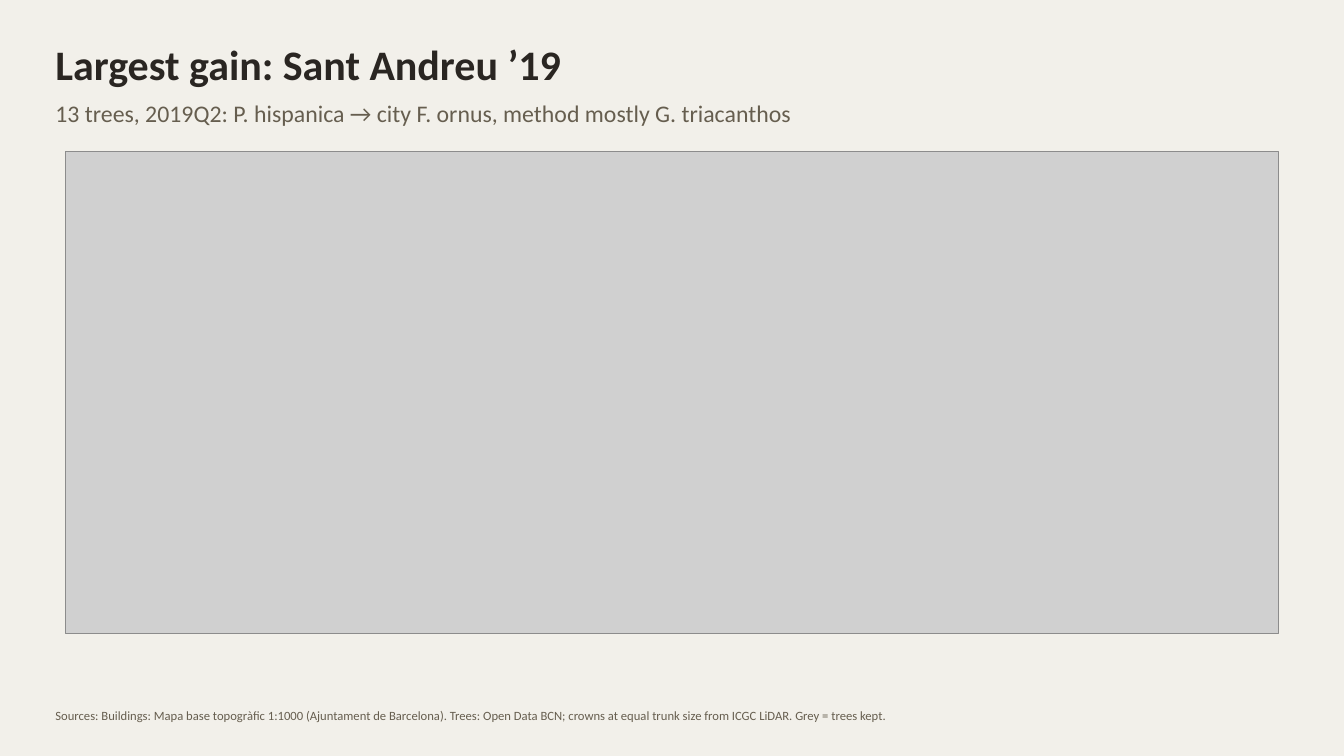
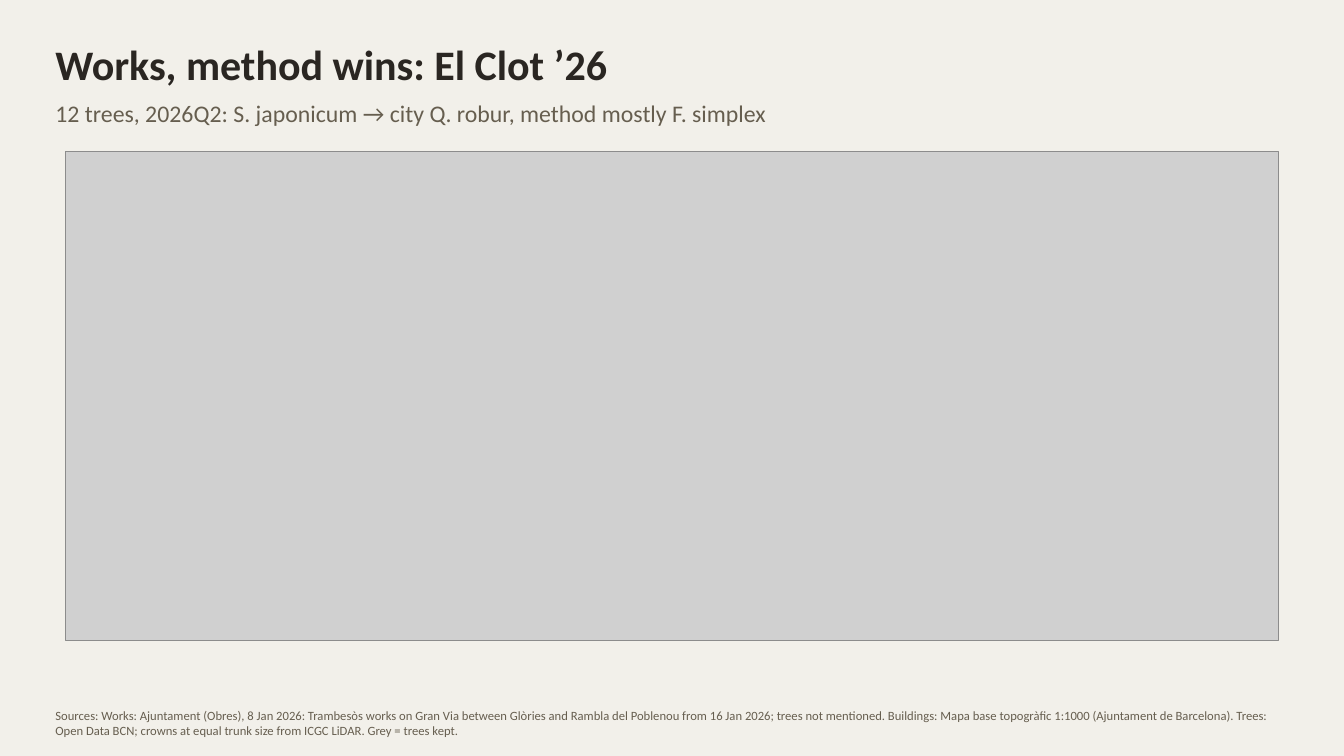
Before and after one commit to giofox96/shade-and-sponge, a slide deck: slide 6 of slides/backtest_works.pptx (slide 5 before the commit). Drawn at 1344x756 pixels with LibreOffice and Linux fonts; fonts in the diff are those of the drawing; grey boxes stand for pictures. Boxes give left, top, right and bottom in pixels: in the first picture for what was removed or moved away, otherwise in the second. Text is boxed around its words. In the diff, an @@ line names an element or a change of style, - is before the commit and + after.

```diff
--- a/slides/backtest_works.pptx
+++ b/slides/backtest_works.pptx
@@ text at box(55, 49, 607, 86): text changed @@
-Largest gain: Sant Andreu ’19
+Works, method wins: El Clot ’26
@@ text at box(55, 105, 766, 126): text changed @@
-13 trees, 2019Q2: P. hispanica → city F. ornus, method mostly G. triacanthos
+12 trees, 2026Q2: S. japonicum → city Q. robur, method mostly F. simplex
@@ picture: place and size @@
-picture at box(66, 151, 1278, 634)
+picture at box(66, 151, 1278, 640)
@@ text at box(55, 711, 1266, 737): text changed @@
-Sources: Buildings: Mapa base topogràfic 1:1000 (Ajuntament de Barcelona). Trees: Open Data BCN; crowns at equal trunk size from ICGC LiDAR. Grey = trees kept.
+Sources: Works: Ajuntament (Obres), 8 Jan 2026: Trambesòs works on Gran Via between Glòries and Rambla del Poblenou from 16 Jan 2026; trees not mentioned. Buildings: Mapa base topogràfic 1:1000 (Ajuntament de Barcelona). Trees: Open Data BCN; crowns at equal trunk size from ICGC LiDAR. Grey = trees kept.
```
Also in this commit, not shown: 8 other slides changed, 1 slide added, 3 other files.
